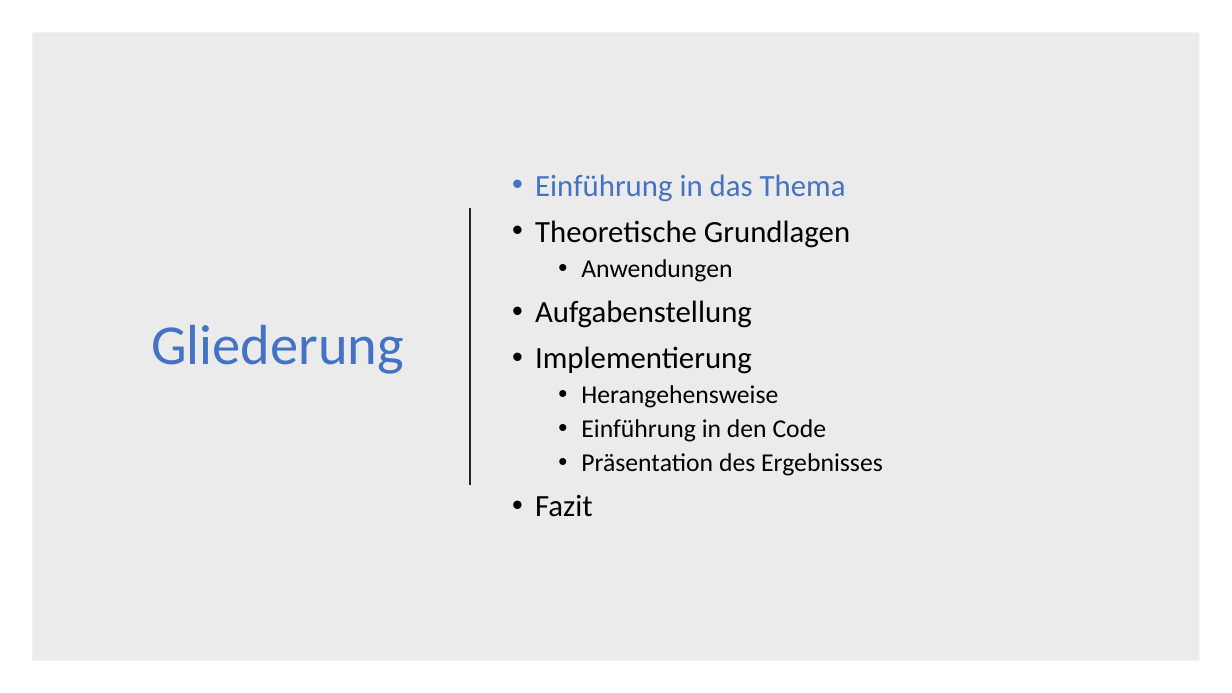
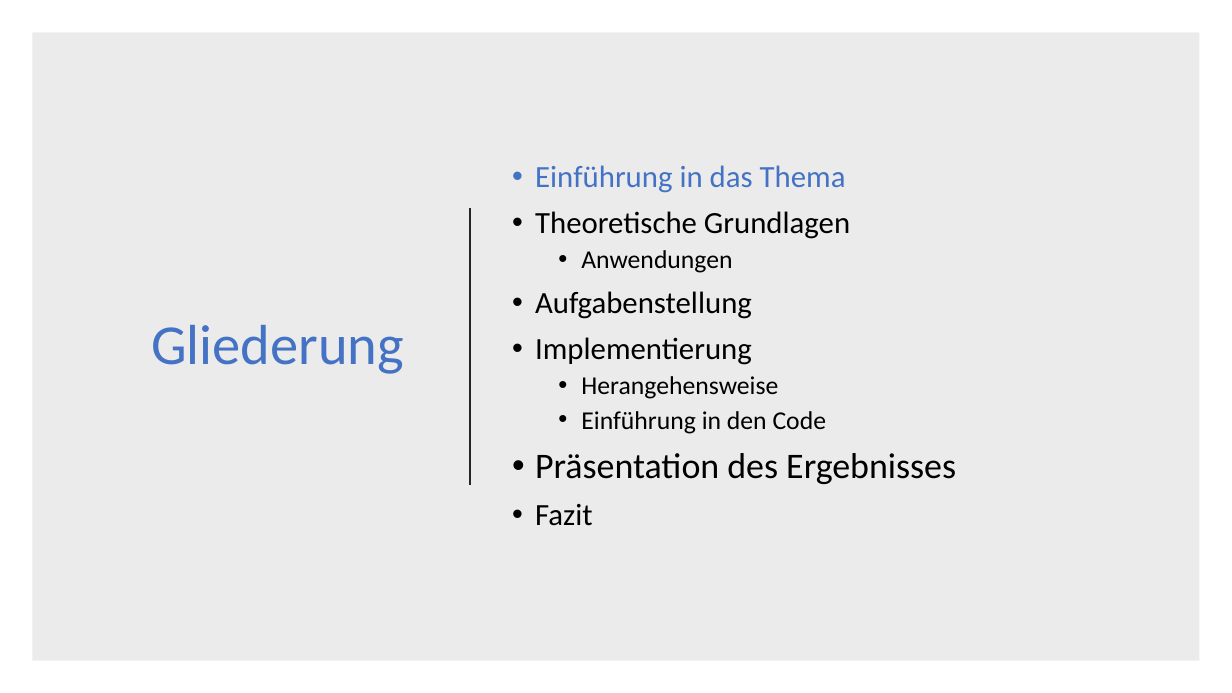
Before and after one commit to DerAlexx/Angewandte-Mathematik, a slide deck: slide 4 of Praktikum_6/Abgabe 6.pptx (slide 3 before the commit). Drawn at 1232x693 pixels with LibreOffice and Linux fonts; fonts in the diff are those of the drawing. Boxes give left, top, right and bottom in pixels: in the first picture for what was removed or moved away, otherwise in the second. Text is boxed around its words. In the diff, an @@ line names an element or a change of style, - is before the commit and + after.

```diff
--- a/Praktikum_6/Abgabe 6.pptx
+++ b/Praktikum_6/Abgabe 6.pptx
@@ text at <box>535,453,956,484</box>: size 20 to 28 pt in "Präsentation des Ergebnisses"; list level 2 to 1 in "Präsentation des Ergebnisses" @@
```
Also in this commit, not shown: 5 other slides changed.
